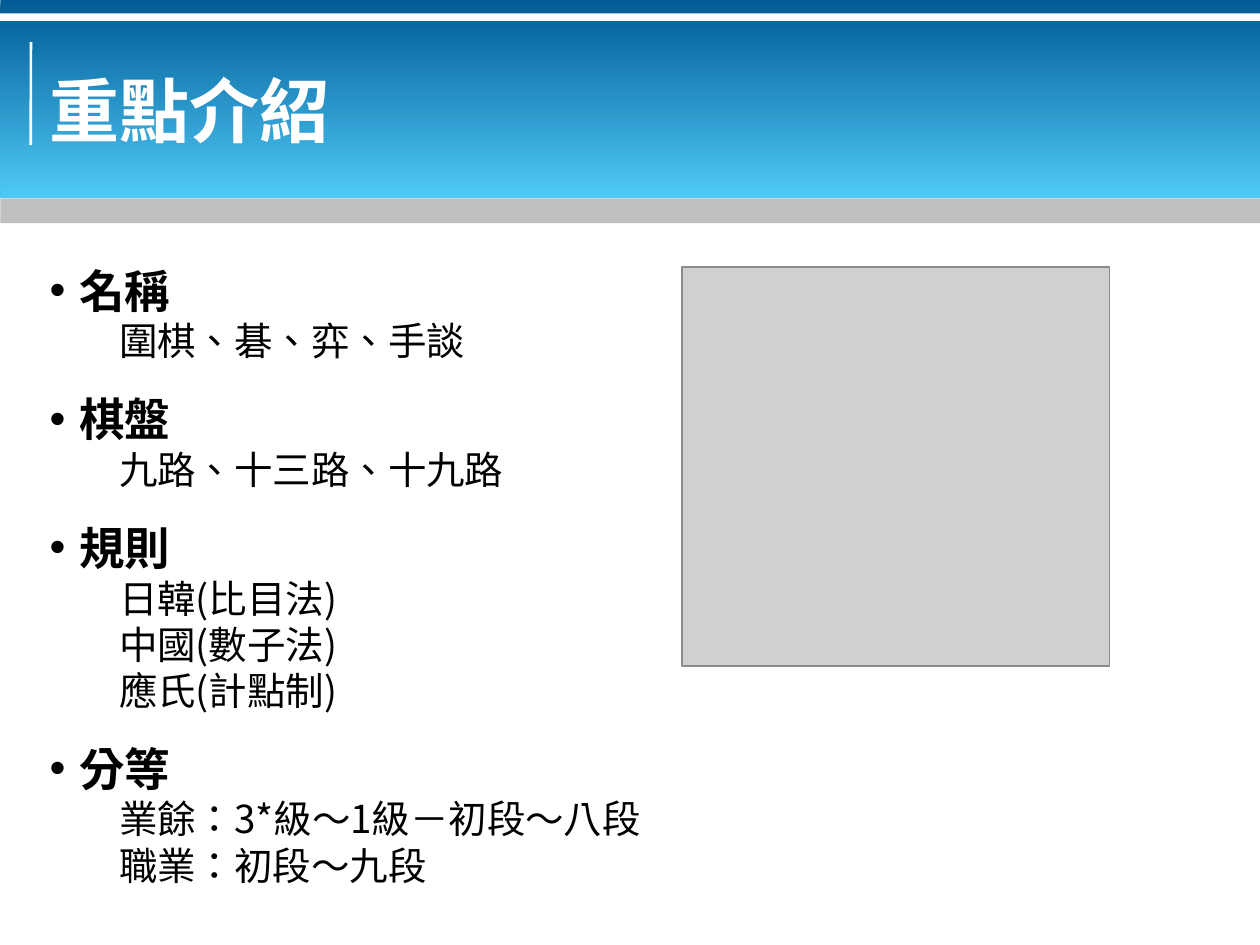
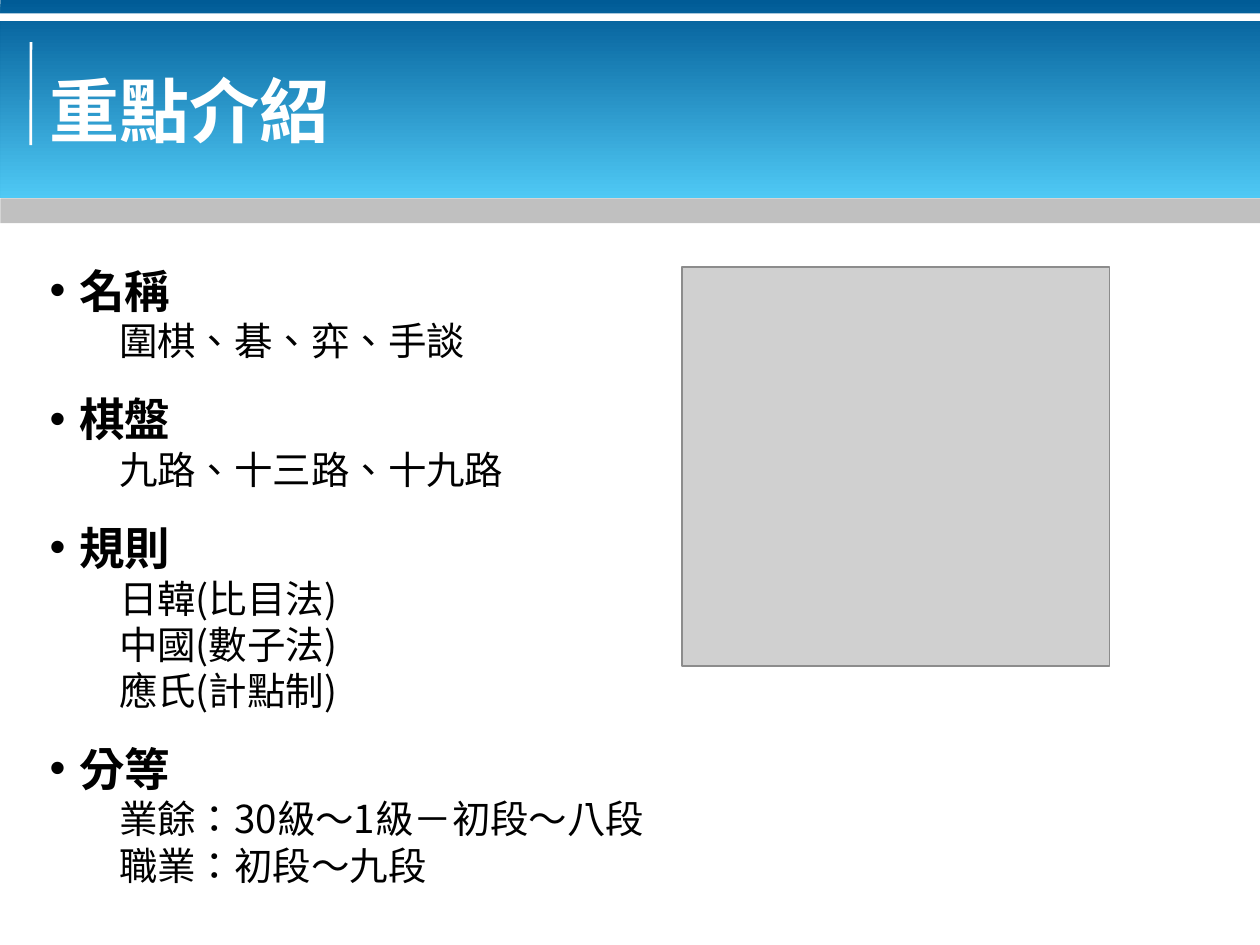
Before and after one commit to bluebat/.presentations, a slide deck: slide 3 of go-doorway.odp. Drawn at 1260x945 pixels with LibreOffice and Linux fonts; fonts in the diff are those of the drawing; grey boxes stand for pictures; background and template pictures are left out. Boxes give left, top, right and bottom in pixels: in the first picture for what was removed or moved away, otherwise in the second. Text is boxed around its words. In the diff, an @@ line names an element or a change of style, - is before the commit and + after.

```diff
--- a/go-doorway.odp
+++ b/go-doorway.odp
@@ text at (119,800,644,836): text changed @@
-業餘：3*級～1級－初段～八段
+業餘：30級～1級－初段～八段
```
Also in this commit, not shown: 2 other slides changed, 1 other file.
